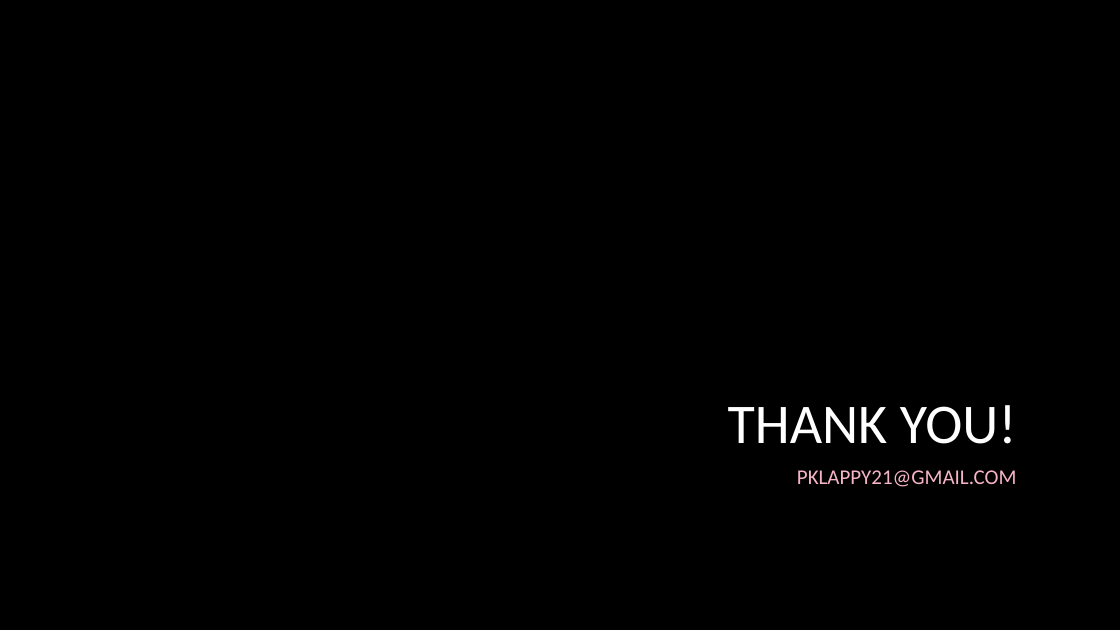
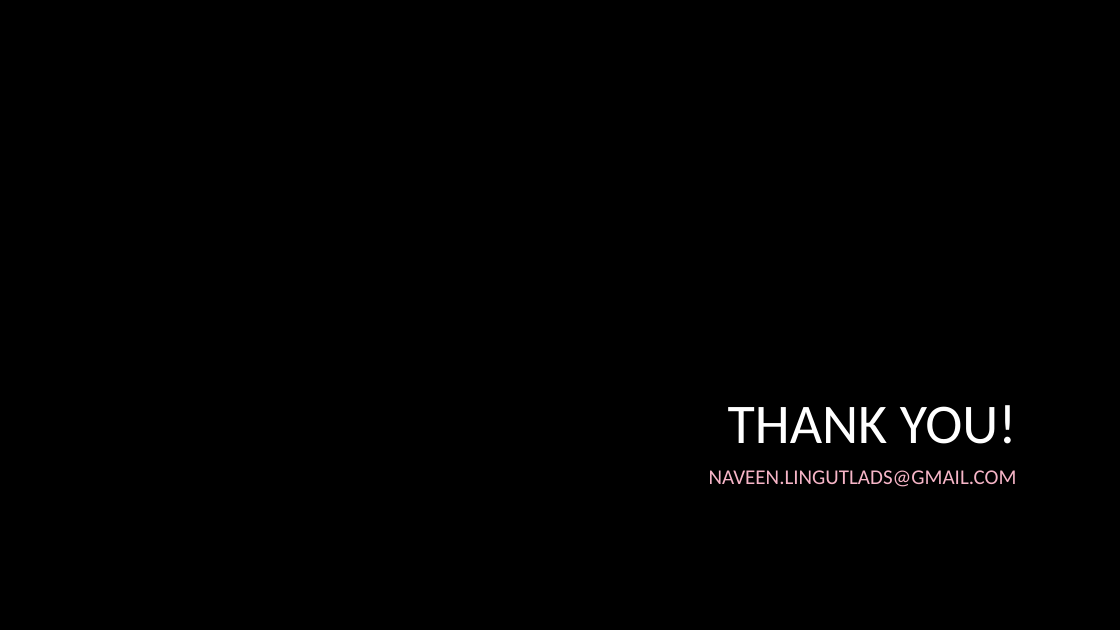
Before and after one commit to naveennaidu002/CAPSTONE_PROJECT, a slide deck: slide 8 of presentation.pptx. Drawn at 1120x630 pixels with LibreOffice and Linux fonts; fonts in the diff are those of the drawing; background and template pictures are left out. Boxes give left, top, right and bottom in pixels: in the first picture for what was removed or moved away, otherwise in the second. Text is boxed around its words. In the diff, an @@ line names an element or a change of style, - is before the commit and + after.

```diff
--- a/presentation.pptx
+++ b/presentation.pptx
@@ subtitle at (x1=709, y1=470, x2=1017, y2=487): text changed @@
-PKLAPPY21@GMAIL.COM
+NAVEEN.LINGUTLADS@GMAIL.COM
```
Also in this commit, not shown: 1 other file.
